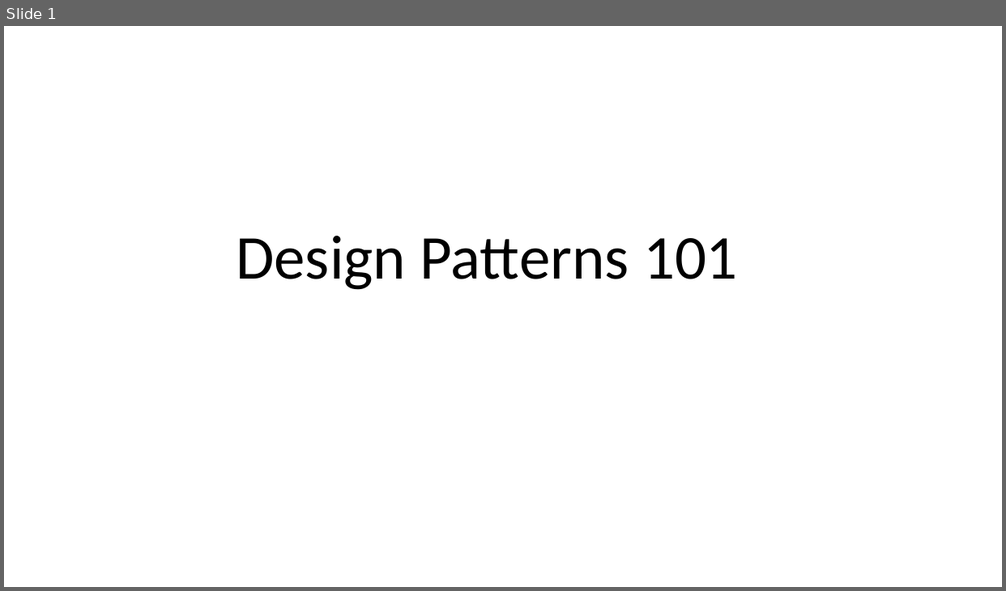
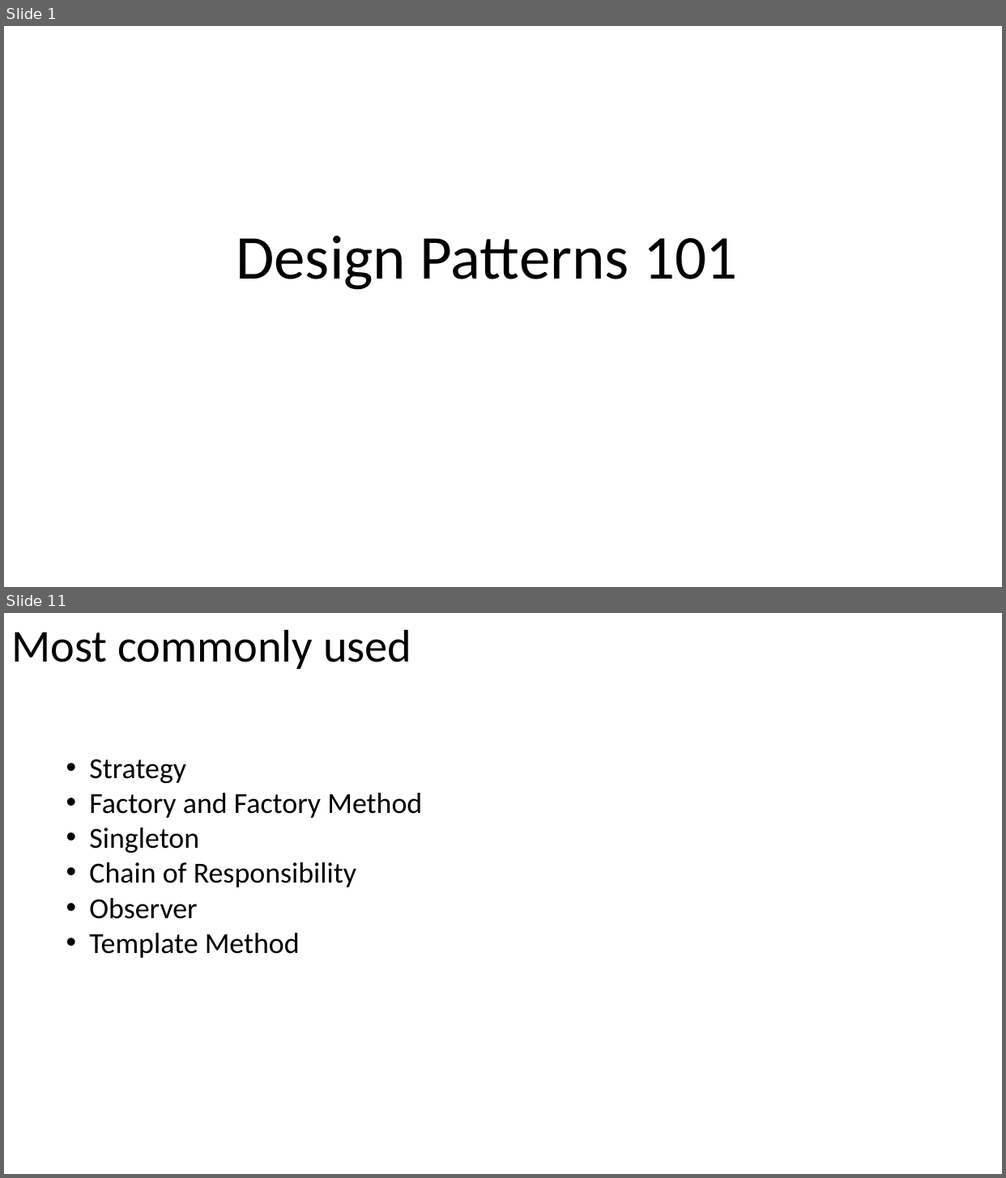
Before and after one commit to PlumpMath/DesignPatterns101, a slide deck: DesignPatterns101.pptx. Shown one above the other, each under a label of ours: slide 1 before the commit, slides 1 and 11 after it; the slides between them are not shown. The pictures are 1006x591 and 1006x1178 pixels, drawn with LibreOffice and Linux fonts; fonts in the diff are those of the drawing. Boxes give left, top, right and bottom in pixels: in the first picture for what was removed or moved away, otherwise in the second. Text is boxed around its words. In the diff, an @@ line names an element or a change of style, - is before the commit and + after.

```diff
--- a/DesignPatterns101.pptx
+++ b/DesignPatterns101.pptx
@@ slide 11 added at (x1=4, y1=613, x2=1002, y2=1174), background #FFFFFF @@
@@ text added at (x1=11, y1=629, x2=411, y2=669), 44 pt, text #000000 @@
+Most commonly used
@@ text added at (x1=89, y1=759, x2=422, y2=958), 28 pt, text #000000 @@
+• Strategy
+• Factory and Factory Method
+• Singleton
+• Chain of Responsibility
+• Observer
+• Template Method
```
Also in this commit, not shown: 1 slide changed, 14 other slides added.
